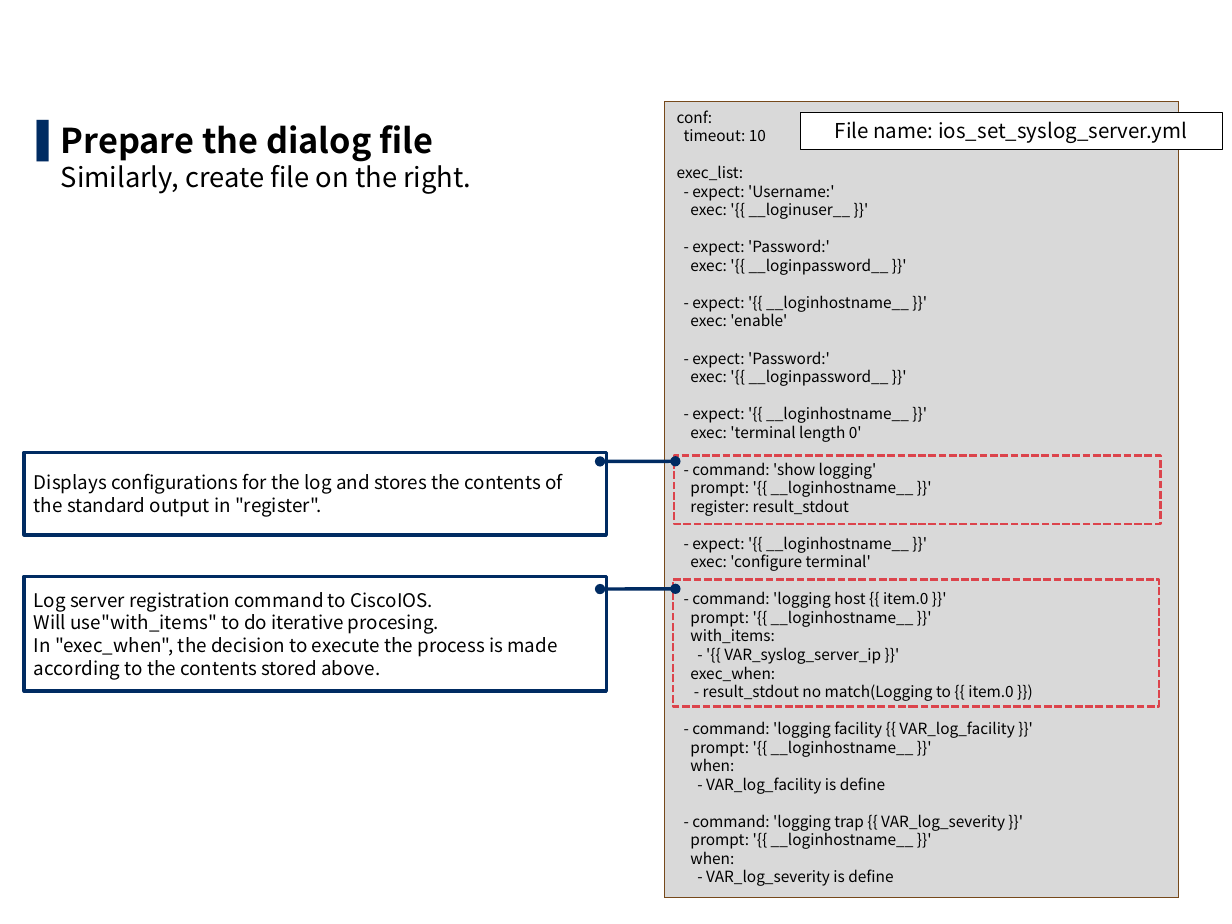
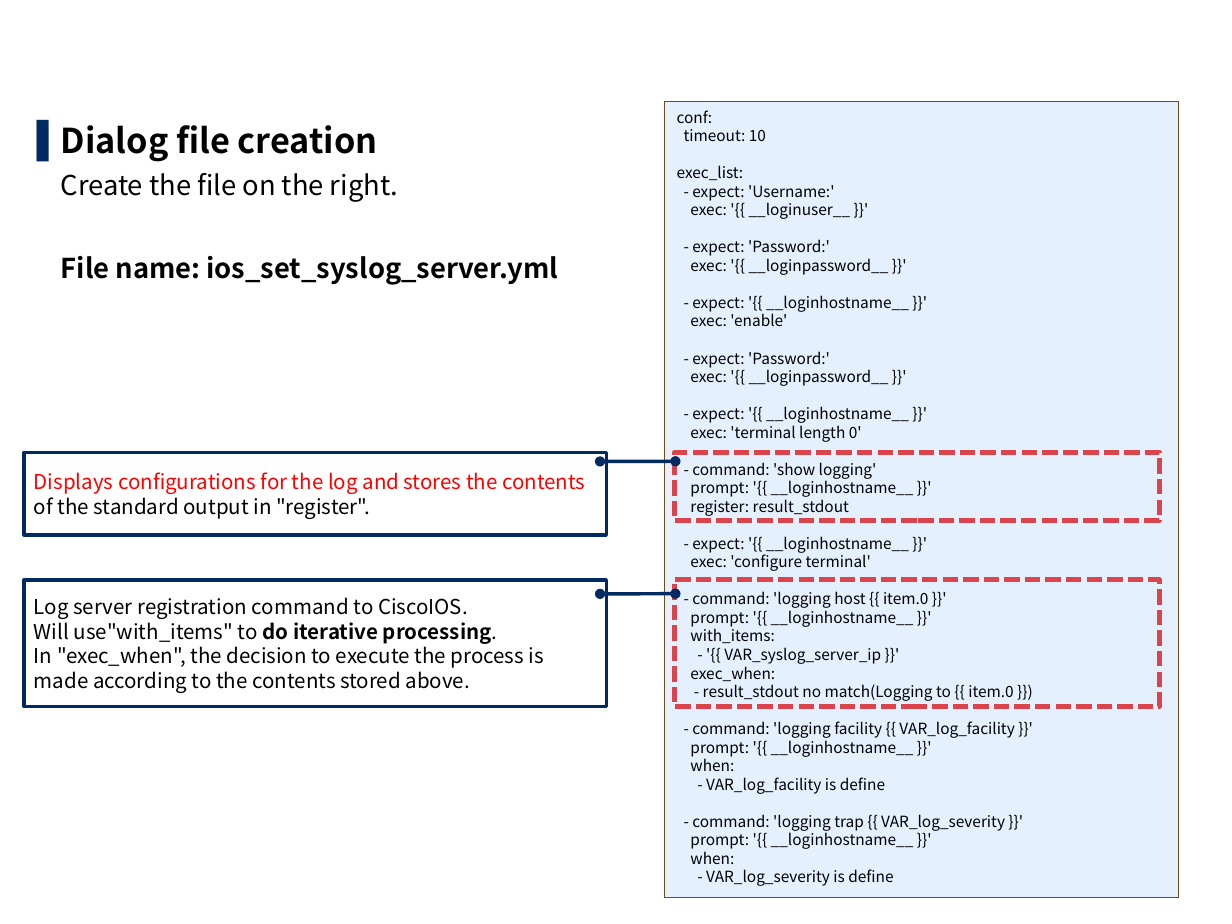
Before and after one commit to exastro-suite/it-automation-docs, a slide deck: slide 51 of asset/Learn/ITA-Ansible-Driver_en_practice.pptx (slide 49 before the commit). Drawn at 1232x924 pixels with LibreOffice and Linux fonts; fonts in the diff are those of the drawing; background and template pictures are left out. Boxes give left, top, right and bottom in pixels: in the first picture for what was removed or moved away, otherwise in the second. Text is boxed around its words. In the diff, an @@ line names an element or a change of style, - is before the commit and + after.

```diff
--- a/asset/Learn/ITA-Ansible-Driver_en_practice.pptx
+++ b/asset/Learn/ITA-Ansible-Driver_en_practice.pptx
@@ rectangle "conf:" at (664,102,1178,898): fill #D9D9D9 to #E5F0FF @@
@@ rectangle removed at (801,112,1223,149) @@
-File name: ios_set_syslog_server.yml
@@ text at (61,125,558,285): text changed; bold on @@
-▌ Prepare the dialog file
-  Similarly, create file on the right.
+▌ Dialog file creation
+  Create the file on the right.
+  File name: ios_set_syslog_server.yml
@@ border callout "Displays configurations for the log ..." at (25,452,606,535): size 11 to 12 pt; text colour #000000 to #FF0000 in "Displays configurations for the log and stores ..." @@
@@ rectangle at (674,452,1159,520): outline #DC444C 1.5 pt dashed to #DC444C 3 pt dashed @@
@@ rectangle: place and size @@
-rectangle at (674,456,1161,524)
+rectangle at (674,452,1159,520)
@@ border callout "Log server registration command to ...": place and size @@
-border callout "Log server registration command to ..." at (25,577,606,691)
+border callout "Log server registration command to ..." at (25,580,606,707)
@@ text in border callout at (34,597,544,693): size 11 to 12 pt in "Log server registration command to CiscoIOS.", "In "exec_when", the decision to execute the ..." @@
@@ rectangle at (674,580,1159,707): outline #DC444C 1.5 pt dashed to #DC444C 3 pt dashed @@
@@ text in border callout at (34,618,498,644): text changed; size 11 to 12 pt @@
-Will use"with_items" to do iterative procesing.
+Will use"with_items" to do iterative processing.
@@ page number at (1121,890,1214,919): text changed @@
-49
+51
```
Also in this commit, not shown: 61 other slides changed, 3 slides added, 7 other files.
